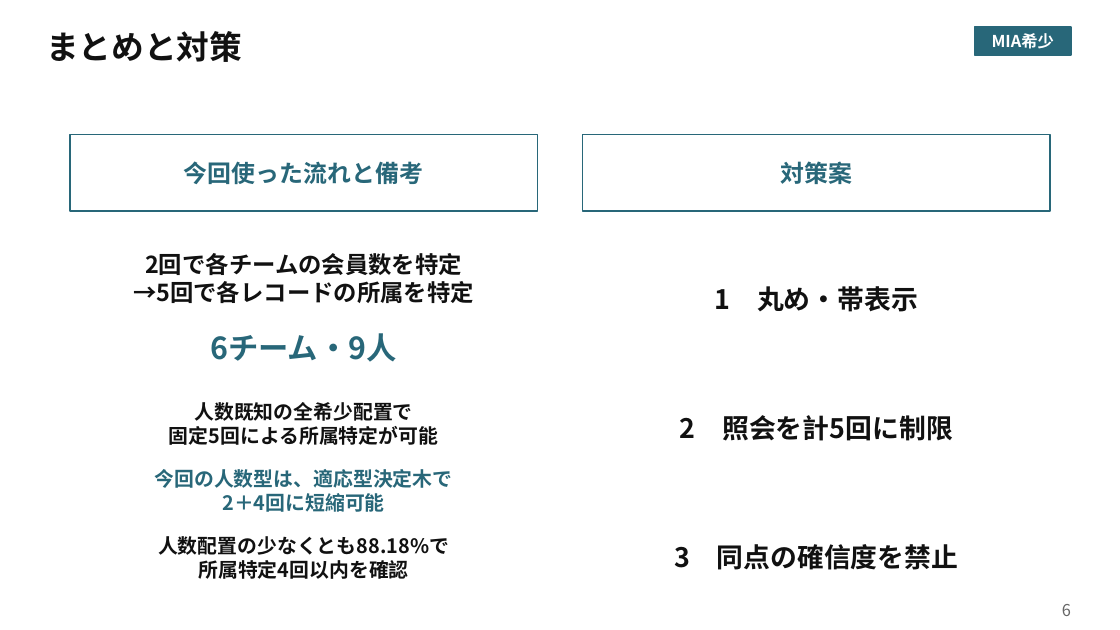
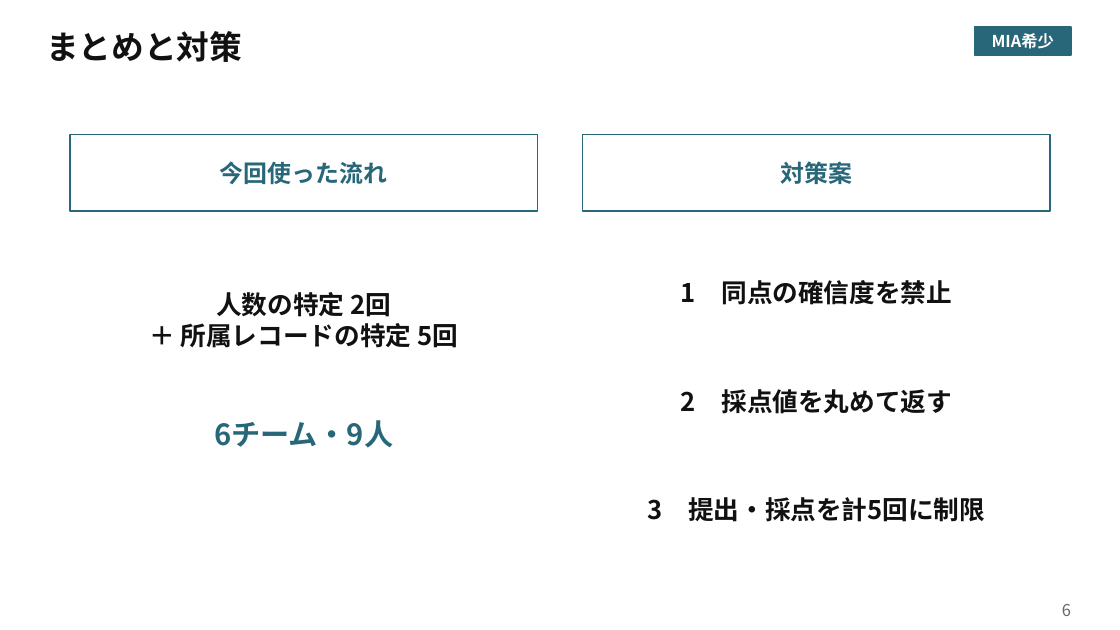
Before and after one commit to smsaku00/pwscup2026-sutehaji, a slide deck: slide 6 of 発表資料/Tashiro/MIA希少_Tashiro.pptx. Drawn at 1120x630 pixels with LibreOffice and Linux fonts; fonts in the diff are those of the drawing. Boxes give left, top, right and bottom in pixels: in the first picture for what was removed or moved away, otherwise in the second. Text is boxed around its words. In the diff, an @@ line names an element or a change of style, - is before the commit and + after.

Commit message:
Tashiroの採点オラクル説明とポスター構成を修正

```diff
--- a/発表資料/Tashiro/MIA希少_Tashiro.pptx
+++ b/発表資料/Tashiro/MIA希少_Tashiro.pptx
@@ text in rectangle at <box>220,161,387,184</box>: text changed @@
-今回使った流れと備考
+今回使った流れ
@@ text at <box>181,292,458,348</box>: text changed; size 20 to 22 pt @@
-2回で各チームの会員数を特定
-→5回で各レコードの所属を特定
+人数の特定 2回
+＋ 所属レコードの特定 5回
@@ text at <box>681,280,952,305</box>: text changed; size 23 to 22 pt @@
-1 丸め・帯表示
+1 同点の確信度を禁止
@@ text at <box>681,389,952,414</box>: text changed; size 23 to 22 pt @@
-2 照会を計5回に制限
+2 採点値を丸めて返す
@@ text "6チーム・9人": place and size @@
-text "6チーム・9人" at <box>210,333,397,362</box>
+text "6チーム・9人" at <box>214,420,393,448</box>
@@ text "6チーム・9人" at <box>214,420,393,448</box>: size 26 to 25 pt @@
@@ text removed at <box>169,402,438,445</box> @@
-人数既知の全希少配置で
-固定5回による所属特定が可能
@@ text removed at <box>155,469,453,512</box> @@
-今回の人数型は、適応型決定木で
-2＋4回に短縮可能
@@ text at <box>648,497,985,522</box>: text changed; size 23 to 22 pt @@
-3 同点の確信度を禁止
+3 提出・採点を計5回に制限
@@ text removed at <box>158,536,449,579</box> @@
-人数配置の少なくとも88.18%で
-所属特定4回以内を確認
```
Also in this commit, not shown: 5 other slides changed, 3 other files.
